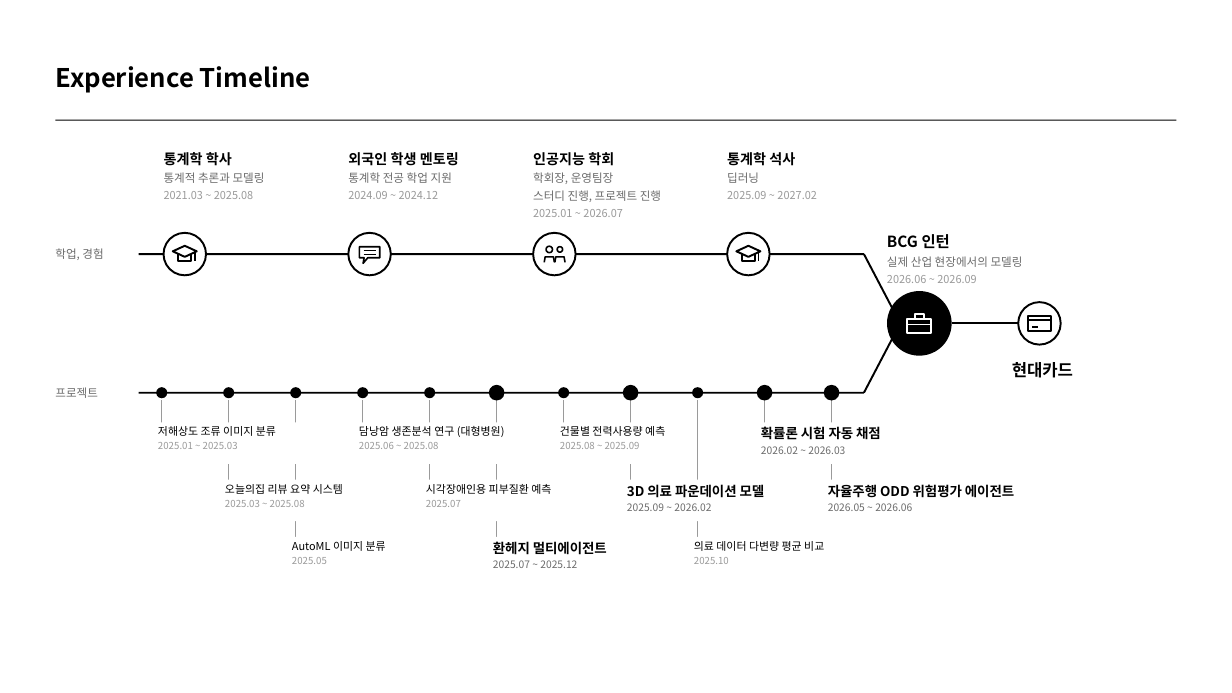
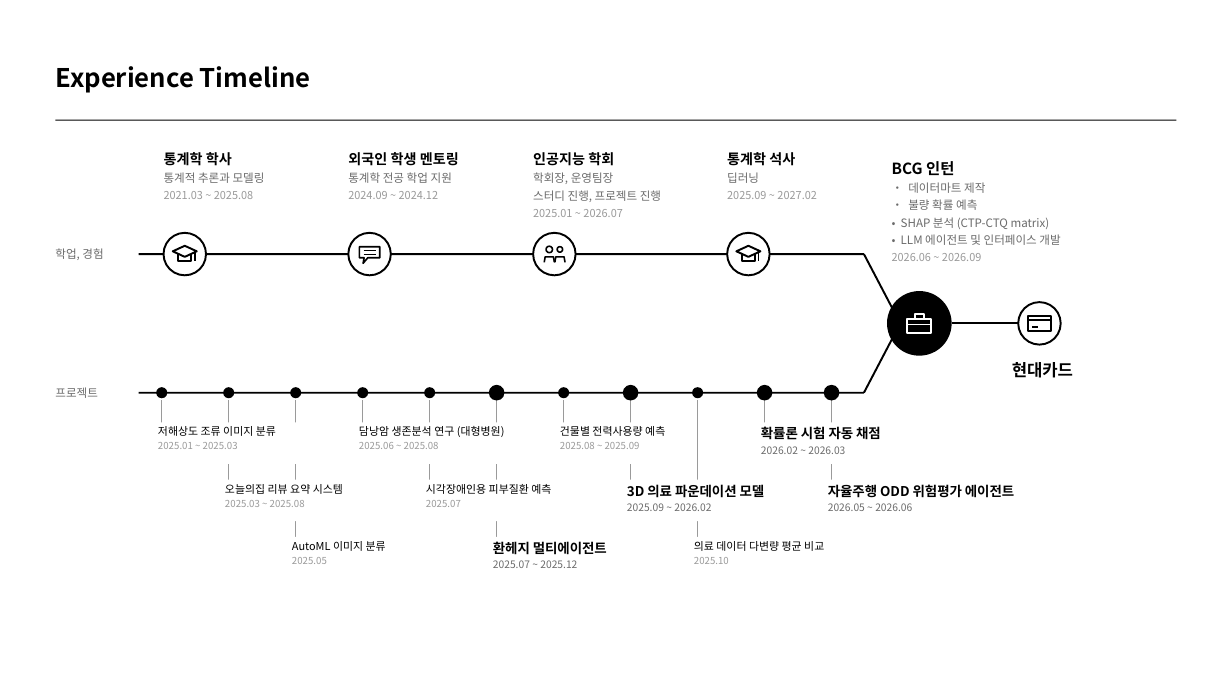
Before and after one commit to kjhoeakjy/csm-auto, a slide deck: slide 1 of ppt/역량PT_김연주.pptx. Drawn at 1232x693 pixels with LibreOffice and Linux fonts; fonts in the diff are those of the drawing. Boxes give left, top, right and bottom in pixels: in the first picture for what was removed or moved away, otherwise in the second. Text is boxed around its words. In the diff, an @@ line names an element or a change of style, - is before the commit and + after.

```diff
--- a/ppt/역량PT_김연주.pptx
+++ b/ppt/역량PT_김연주.pptx
@@ text at bbox=[892, 161, 981, 261]: line spacing 1.3 to 1.25 @@
@@ text "BCG 인턴": place and size @@
-text "BCG 인턴" at bbox=[887, 234, 1023, 283]
+text "BCG 인턴" at bbox=[892, 161, 1060, 261]
@@ text at bbox=[901, 182, 1060, 245]: text changed @@
-실제 산업 현장에서의 모델링
+• 데이터마트 제작
+• 불량 확률 예측
+• SHAP 분석 (CTP-CTQ matrix)
+• LLM 에이전트 및 인터페이스 개발
```
Also in this commit, not shown: 3 other files.
